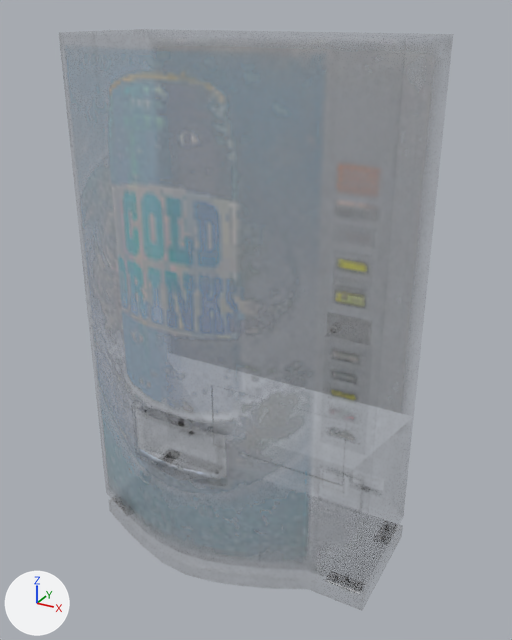
One commit to the FBX model Framework/Client/Bin/Resources/Models/Map/Prop/MapObject/sm24/sm24_002_vendingmachine02a.fbx: the scene before it, then after it.
Rendered twice from a 50 mm lens placed at (0.0123, -0.0212, 0.0209), pointed at (0.0005, 0.0002, 0.0101). The lights are fixed; the arrows at lower left show +X, +Y and +Z. Where no turn or scale is listed for an object, it has been applied to the vertices.

Before the edit, the objects in view are built like this:
```python
ob_lod_1_group_1_sub_1__sm24_002_vendingmachine02a_a_mat = bpy.data.objects.new('LOD_1_Group_1_Sub_1__sm24_002_VendingMachine02A_A_Mat', me_lod_1_group_1_sub_1__sm24_002_vendingmachine02a_a_mat_mesh0001)
ob_lod_1_group_1_sub_1__sm24_002_vendingmachine02a_a_mat.location = (0.0, 0.0, 0.0)
ob_lod_1_group_8_sub_1__sm24_002_vendingmachine02a_b_mat = bpy.data.objects.new('LOD_1_Group_8_Sub_1__sm24_002_VendingMachine02A_B_Mat', me_lod_1_group_8_sub_1__sm24_002_vendingmachine02a_b_mat_mesh0008)
ob_lod_1_group_8_sub_1__sm24_002_vendingmachine02a_b_mat.location = (0.0, 0.0, 0.0)
```
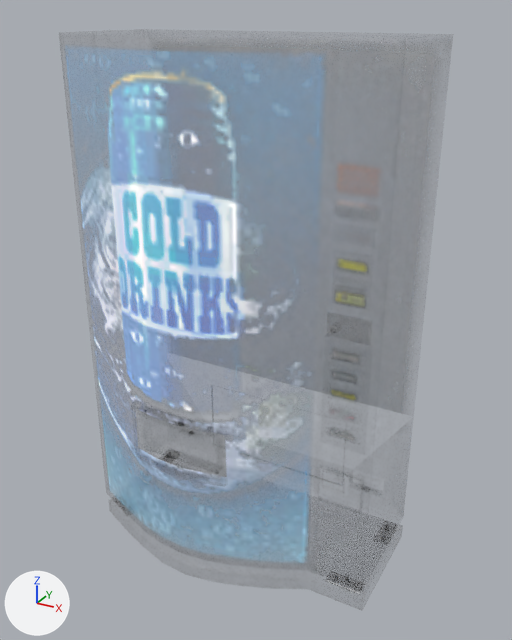
Boxes [x1, y1, x2, y2] around the edits, measured in the pictures (512 x 640 px):
'LOD_1_Group_8_Sub_1__sm24_002_VendingMachine02A_B_Mat', surface changed: [78, 51, 311, 562] in both

Diff of the bpy script that builds the scene:
```diff
--- a/Framework/Client/Bin/Resources/Models/Map/Prop/MapObject/sm24/sm24_002_vendingmachine02a.fbx.py
+++ b/Framework/Client/Bin/Resources/Models/Map/Prop/MapObject/sm24/sm24_002_vendingmachine02a.fbx.py
@@ img_sm24_002_vendingmachine02a_a_emi_dds @@
+img_sm24_002_vendingmachine02a_a_emi_dds = load_image('sm24_002_VendingMachine02A_A_EMI.dds', 'sm24_002_VendingMachine02A_A_EMI.dds', 256, 256, 'sRGB')
@@ mat_sm24_002_vendingmachine02a_b_mat @@
 n0 = _N.new('ShaderNodeBsdfPrincipled'); n0.name = 'Principled BSDF'
 n0.inputs[2].default_value = 0.553  # 'Roughness'
+n0.inputs[28].default_value = 1.0  # 'Emission Strength'
 n1 = _N.new('ShaderNodeOutputMaterial'); n1.name = 'Material Output'
@@ mat_sm24_002_vendingmachine02a_b_mat @@
 n3 = _N.new('ShaderNodeTexImage'); n3.name = 'Image Texture.001'
-n3.image = img_sm24_002_vendingmachine02a_a_albm_tga
+n3.image = img_sm24_002_vendingmachine02a_a_emi_dds
 n4 = _N.new('ShaderNodeTexImage'); n4.name = 'Image Texture.002'
-n4.image = img_sm24_002_vendingmachine02a_a_nrmr_tga
+n4.image = img_sm24_002_vendingmachine02a_a_albm_tga
+n6 = _N.new('ShaderNodeTexImage'); n6.name = 'Image Texture.003'
+n6.image = img_sm24_002_vendingmachine02a_a_nrmr_tga
 n5 = _N.new('ShaderNodeNormalMap'); n5.name = 'Normal Map'
 _L.new(n2.outputs[0], n0.inputs[0])  # 'Color' to 'Base Color'
-_L.new(n3.outputs[0], n0.inputs[4])  # 'Color' to 'Alpha'
-_L.new(n4.outputs[0], n5.inputs[1])  # 'Color' to 'Color'
 _L.new(n5.outputs[0], n0.inputs[5])  # 'Normal' to 'Normal'
 _L.new(n0.outputs[0], n1.inputs[0])  # 'BSDF' to 'Surface'
+_L.new(n3.outputs[0], n0.inputs[27])  # 'Color' to 'Emission Color'
+_L.new(n4.outputs[0], n0.inputs[4])  # 'Color' to 'Alpha'
+_L.new(n6.outputs[0], n5.inputs[1])  # 'Color' to 'Color'
```
